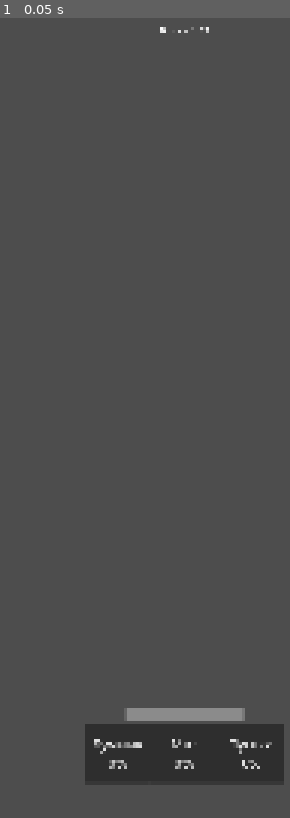
Above: before the commit, frame 1.
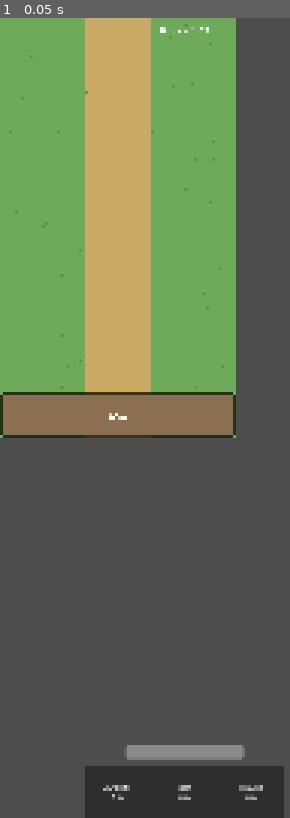
Above: after the commit, the same moment.

Repository: snowydad/MTD
Game: Godot game, scene res://src/scenes/main.tscn
Same seed, same stepped clock (60 frames per second), same inputs: the game is played once before the commit and once after it. Before the commit the project has no main scene; this scene is started directly in both runs.
Inputs:
- Up to frame 1 (0.05 s): no input

The runs differ from the first frame. In frame 1, 50% of the frame differs, in the area x 0-98%, y 0-100%.

Commit message:
Setup

Diff:
--- /dev/null
+++ b/MTD/data/unit_stats.gd
@@ -0,0 +1,45 @@
+class_name UnitStats
+extends Resource
+
+## Data-driven статистика юнитов.
+## Позже можно заменить на .tres или JSON.
+
+enum UnitType { ARCHER, MAGE, CANNON }
+
+@export var type: UnitType
+@export var level: int = 1
+
+@export var damage: float = 10.0
+@export var attack_speed: float = 1.0   # атак в секунду
+@export var range: float = 300.0
+@export var splash_radius: float = 0.0  # 0 = single target
+
+# Коэффициенты при мерже (уровень N → N+1)
+const MERGE_DAMAGE_MULT := 2.0
+const MERGE_RANGE_MULT := 2.0
+
+
+static func get_base(type: UnitType) -> Dictionary:
+	match type:
+		UnitType.ARCHER:
+			return {
+				"damage": 12.0,
+				"attack_speed": 1.8,
+				"range": 350.0,
+				"splash_radius": 0.0,
+			}
+		UnitType.MAGE:
+			return {
+				"damage": 18.0,
+				"attack_speed": 1.1,
+				"range": 320.0,
+				"splash_radius": 0.0,
+			}
+		UnitType.CANNON:
+			return {
+				"damage": 25.0,
+				"attack_speed": 0.6,
+				"range": 280.0,
+				"splash_radius": 80.0,
+			}
+	return {}
--- a/MTD/project.godot
+++ b/MTD/project.godot
@@ -16,7 +16,7 @@
 
 config/name="MTD"
 config/description="Merge Tower Defense - Prototype"
-run/main_scene="res://scenes/main.tscn"
+run/main_scene="res://src/scenes/main.tscn"
 config/features=PackedStringArray("4.7", "Mobile")
 config/icon="res://icon.svg"
 
--- a/MTD/src/scenes/main.tscn
+++ b/MTD/src/scenes/main.tscn
@@ -1,15 +1,29 @@
-[gd_scene format=3 uid="uid://bmainscene001"]
+[gd_scene load_steps=4 format=3 uid="uid://bmainscene001"]
 
-[ext_resource type="Script" uid="uid://ck7h2fjsurtry" path="res://scripts/main.gd" id="1_main"]
+[ext_resource type="Script" path="res://src/scripts/main.gd" id="1_main"]
+[ext_resource type="Texture2D" path="res://assets/sprites/background/bg_field.png" id="2_bg"]
+[ext_resource type="Texture2D" path="res://assets/sprites/wall/wall.png" id="3_wall"]
 
-[node name="Main" type="Node2D" unique_id=1536936007]
+[node name="Main" type="Node2D"]
 script = ExtResource("1_main")
 
-[node name="World" type="Node2D" parent="." unique_id=1586509609]
+[node name="World" type="Node2D" parent="."]
 
-[node name="UI" type="CanvasLayer" parent="." unique_id=26434030]
+[node name="Background" type="Sprite2D" parent="World"]
+texture = ExtResource("2_bg")
+centered = false
 
-[node name="HUD" type="Control" parent="UI" unique_id=1994083467]
+[node name="Wall" type="Sprite2D" parent="World"]
+position = Vector2(360, 1210)
+texture = ExtResource("3_wall")
+
+[node name="Enemies" type="Node2D" parent="World"]
+
+[node name="Units" type="Node2D" parent="World"]
+
+[node name="UI" type="CanvasLayer" parent="."]
+
+[node name="HUD" type="Control" parent="UI"]
 layout_mode = 3
 anchors_preset = 15
 anchor_right = 1.0
@@ -18,14 +32,14 @@
 grow_vertical = 2
 mouse_filter = 2
 
-[node name="TopBar" type="HBoxContainer" parent="UI/HUD" unique_id=1841759657]
+[node name="TopBar" type="HBoxContainer" parent="UI/HUD"]
 layout_mode = 1
 anchors_preset = 10
 anchor_right = 1.0
 offset_bottom = 80.0
 grow_horizontal = 2
 
-[node name="WaveLabel" type="Label" parent="UI/HUD/TopBar" unique_id=2105992324]
+[node name="WaveLabel" type="Label" parent="UI/HUD/TopBar"]
 layout_mode = 2
 size_flags_horizontal = 3
 theme_override_font_sizes/font_size = 28
@@ -33,40 +47,39 @@
 horizontal_alignment = 1
 vertical_alignment = 1
 
-[node name="BottomBar" type="HBoxContainer" parent="UI/HUD" unique_id=157885263]
+[node name="BottomBar" type="HBoxContainer" parent="UI/HUD"]
 layout_mode = 1
 anchors_preset = 12
 anchor_top = 1.0
 anchor_right = 1.0
 anchor_bottom = 1.0
-offset_top = -286.0
-offset_bottom = -106.0
+offset_top = -160.0
 grow_horizontal = 2
 grow_vertical = 0
 alignment = 1
 
-[node name="BtnArcher" type="Button" parent="UI/HUD/BottomBar" unique_id=1967961655]
+[node name="BtnArcher" type="Button" parent="UI/HUD/BottomBar"]
 custom_minimum_size = Vector2(200, 140)
 layout_mode = 2
-theme_override_font_sizes/font_size = 42
+theme_override_font_sizes/font_size = 22
 text = "Лучник
 0%"
 
-[node name="BtnMage" type="Button" parent="UI/HUD/BottomBar" unique_id=793135050]
+[node name="BtnMage" type="Button" parent="UI/HUD/BottomBar"]
 custom_minimum_size = Vector2(200, 140)
 layout_mode = 2
-theme_override_font_sizes/font_size = 42
+theme_override_font_sizes/font_size = 22
 text = "Маг
 0%"
 
-[node name="BtnCannon" type="Button" parent="UI/HUD/BottomBar" unique_id=1996876513]
+[node name="BtnCannon" type="Button" parent="UI/HUD/BottomBar"]
 custom_minimum_size = Vector2(200, 140)
 layout_mode = 2
-theme_override_font_sizes/font_size = 42
+theme_override_font_sizes/font_size = 22
 text = "Пушка
 0%"
 
-[node name="TowerHP" type="ProgressBar" parent="UI/HUD" unique_id=149162473]
+[node name="TowerHP" type="ProgressBar" parent="UI/HUD"]
 layout_mode = 1
 anchors_preset = 7
 anchor_left = 0.5
@@ -74,9 +87,9 @@
 anchor_right = 0.5
 anchor_bottom = 1.0
 offset_left = -180.0
-offset_top = -336.0
+offset_top = -220.0
 offset_right = 180.0
-offset_bottom = -296.0
+offset_bottom = -180.0
 grow_horizontal = 2
 grow_vertical = 0
 value = 100.0
Binary file added: MTD/assets/sprites/background/bg_field.png
Not shown, added: MTD/assets/sprites/background/bg_field.png.import
Binary file added: MTD/assets/sprites/enemies/goblin.png
Not shown, added: MTD/assets/sprites/enemies/goblin.png.import
Binary file added: MTD/assets/sprites/units/archer/archer_1.png
Not shown, added: MTD/assets/sprites/units/archer/archer_1.png.import
Binary file added: MTD/assets/sprites/units/cannon/cannon_1.png
Not shown, added: MTD/assets/sprites/units/cannon/cannon_1.png.import
Binary file added: MTD/assets/sprites/units/mage/mage_1.png
Not shown, added: MTD/assets/sprites/units/mage/mage_1.png.import
Binary file added: MTD/assets/sprites/wall/wall.png
Not shown, added: MTD/assets/sprites/wall/wall.png.import
(and 1 more such lines)
